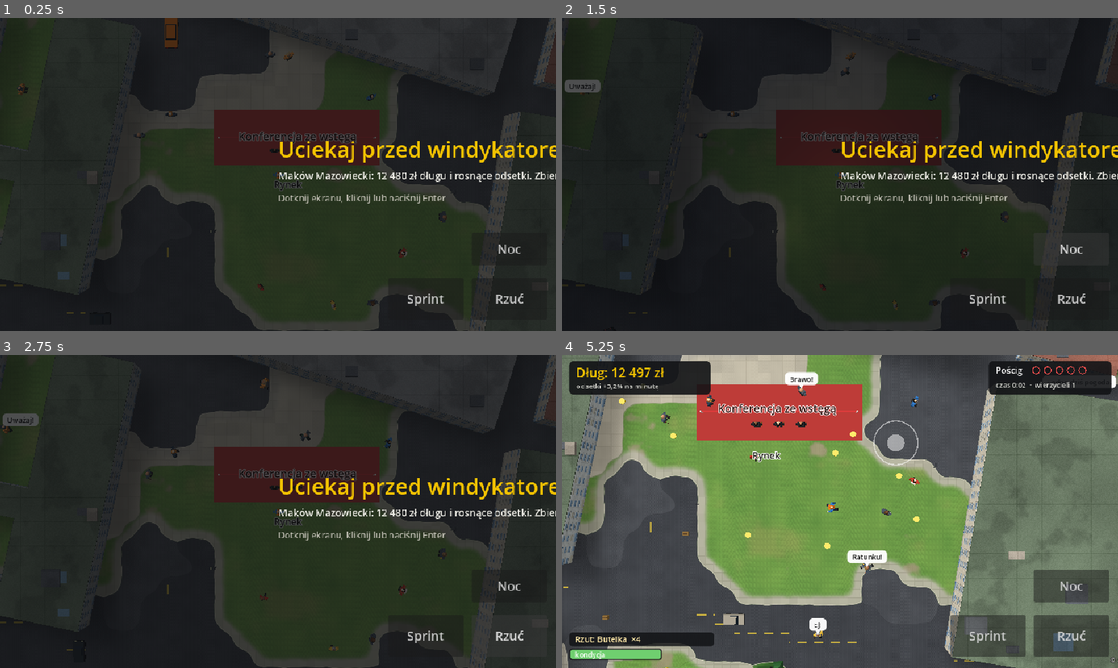
Above: before the commit, frames 1-4 (two rows, left to right).
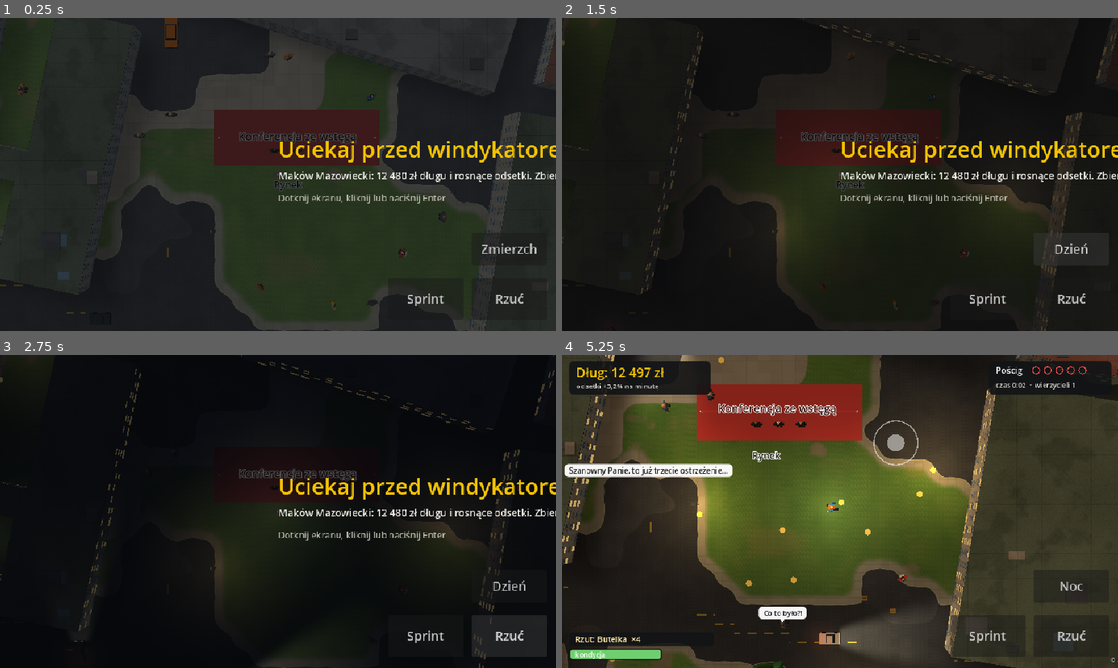
Above: after the commit, the same moments.

Repository: z0z6/GTA26
Game: Godot game, scene res://scenes/main.tscn
The game is run twice, just before and just after one commit, with the same random seed, the same clock (stepped at 60 frames per second) and the same inputs.
Inputs (mouse positions are in pixels of both pictures, inside the frame that each line leads up to):
- Up to frame 1 (0.25 s): no input
- Up to frame 2 (1.5 s): click (1073, 249) at 0.5 s, where only the run before the commit has a clickable "Noc"; click (1073, 249) at 1.25 s, where only the run before the commit has a clickable "Dzień"
- Up to frame 3 (2.75 s): click "Rzuć" at 2 s
- Up to frame 4 (5.25 s): tap Enter at 2.75, 3.05, 4.35 s; move the mouse to (962, 495) at 2.77 s; hold D 2.78-3.5 s; tap N at 2.85 s; click (962, 495) at 2.92 s; tap Space at 3.02, 3.32, 4.52, 4.82 s; click (1073, 586) at 3.5 s, where only the run after the commit has a clickable "Zmierzch"; move the mouse to (728, 527) at 4.27 s; hold S 4.28-5.03 s; click (728, 527) at 4.42 s; tap Keypad Enter at 4.55, 5.1 s; move the mouse to (895, 442) at 5.02 s; hold D from 5.03 s (still down); click (895, 442) at 5.17 s

The runs differ from the first frame. In frame 1, 0.1% of the frame differs, in the area x 86-97%, y 72-76%; in frame 2, 0.5%; in frame 3, 58%; in frame 4, 91%, in the area x 0-100%, y 0-100%.

Commit message:
Add files via upload

Diff:
--- a/project.godot
+++ b/project.godot
@@ -30,51 +30,11 @@
 "type": "float",
 "value": 0.0
 }
-g_l0={
-"type": "vec4",
-"value": Vector4(0, 0, 1, 0)
+g_lightmap={
+"type": "sampler2D",
+"value": ""
 }
-g_l1={
-"type": "vec4",
-"value": Vector4(0, 0, 1, 0)
+g_lm_origin={
+"type": "vec2",
+"value": Vector2(0, 0)
 }
-g_l2={
-"type": "vec4",
-"value": Vector4(0, 0, 1, 0)
-}
-g_l3={
-"type": "vec4",
-"value": Vector4(0, 0, 1, 0)
-}
-g_l4={
-"type": "vec4",
-"value": Vector4(0, 0, 1, 0)
-}
-g_l5={
-"type": "vec4",
-"value": Vector4(0, 0, 1, 0)
-}
-g_l6={
-"type": "vec4",
-"value": Vector4(0, 0, 1, 0)
-}
-g_l7={
-"type": "vec4",
-"value": Vector4(0, 0, 1, 0)
-}
-g_l8={
-"type": "vec4",
-"value": Vector4(0, 0, 1, 0)
-}
-g_l9={
-"type": "vec4",
-"value": Vector4(0, 0, 1, 0)
-}
-g_l10={
-"type": "vec4",
-"value": Vector4(0, 0, 1, 0)
-}
-g_l11={
-"type": "vec4",
-"value": Vector4(0, 0, 1, 0)
-}
--- /dev/null
+++ b/scripts/lightmap.gd
@@ -0,0 +1,172 @@
+extends Node
+## Mapa swiatel. Maly SubViewport 2D, do ktorego co klatke rysujemy kolorowe swiatla addytywnie:
+## punktowe (latarnie, gracz, blyski) i stozki (reflektory aut). Shadery terenu, budynkow i obiektow
+## probkuja te mape przez globalne g_lightmap i g_lm_origin (common.gdshaderinc), wiec:
+##   - liczba swiatel nie zalezy od liczby uniformow,
+##   - swiatla maja kolor i ksztalt (stozek reflektora),
+##   - dodanie nowego zrodla swiatla to jedno wywolanie point() albo cone().
+## Mapa jest LDR (8 bit), wiec zapisujemy 0.5 * jasnosc, a shadery mnoza odczyt x2.
+##
+## Uzycie co klatke:  begin(srodek) -> point()/cone()... -> end()
+
+const SIZE_TILES := 64.0   # musi byc rowne LM_SIZE w shaders/common.gdshaderinc
+const PPT := 8             # pikseli mapy na kafel
+const MAX_POINTS := 72
+const MAX_CONES := 28
+const TEX_POINT := 128
+const TEX_CONE_W := 128
+const TEX_CONE_H := 64
+
+var origin := Vector2.ZERO          # lewy gorny rog mapy w kaflach swiata
+var vp: SubViewport
+var _root: Node2D
+var _points: Array[Sprite2D] = []
+var _cones: Array[Sprite2D] = []
+var _np := 0
+var _nc := 0
+var _flashes: Array = []
+var _active := false
+
+
+func _ready() -> void:
+	var px := int(SIZE_TILES) * PPT
+	vp = SubViewport.new()
+	vp.size = Vector2i(px, px)
+	vp.disable_3d = true
+	vp.transparent_bg = false
+	vp.render_target_clear_mode = SubViewport.CLEAR_MODE_ALWAYS
+	vp.render_target_update_mode = SubViewport.UPDATE_DISABLED
+	add_child(vp)
+
+	_root = Node2D.new()
+	vp.add_child(_root)
+	var bg := ColorRect.new()                      # czarne tlo (inaczej bralby sie domyslny kolor czyszczenia)
+	bg.color = Color.BLACK
+	bg.size = Vector2(px, px)
+	_root.add_child(bg)
+
+	var add_mat := CanvasItemMaterial.new()
+	add_mat.blend_mode = CanvasItemMaterial.BLEND_MODE_ADD
+	var tp := _make_point_texture()
+	var tc := _make_cone_texture()
+	for i in MAX_POINTS:
+		var s := Sprite2D.new()
+		s.texture = tp
+		s.material = add_mat
+		s.texture_filter = CanvasItem.TEXTURE_FILTER_LINEAR
+		s.visible = false
+		_root.add_child(s)
+		_points.append(s)
+	for i in MAX_CONES:
+		var s := Sprite2D.new()
+		s.texture = tc
+		s.material = add_mat
+		s.texture_filter = CanvasItem.TEXTURE_FILTER_LINEAR
+		s.centered = false
+		s.offset = Vector2(0.0, -TEX_CONE_H * 0.5)   # poczatek stozka = srodek lewej krawedzi
+		s.visible = false
+		_root.add_child(s)
+		_cones.append(s)
+
+	RenderingServer.global_shader_parameter_set("g_lightmap", vp.get_texture())
+	RenderingServer.global_shader_parameter_set("g_lm_origin", origin)
+
+
+## Wlacza/wylacza renderowanie mapy (w dzien nie jest potrzebna).
+func set_active(on: bool) -> void:
+	if on == _active:
+		return
+	_active = on
+	vp.render_target_update_mode = SubViewport.UPDATE_ALWAYS if on else SubViewport.UPDATE_DISABLED
+
+
+func begin(center: Vector2) -> void:
+	var half := SIZE_TILES * 0.5
+	# przyciaganie do siatki pikseli mapy: swiatla nie "plyna" wzgledem swiata przy ruchu kamery
+	origin = ((center - Vector2(half, half)) * PPT).round() / float(PPT)
+	RenderingServer.global_shader_parameter_set("g_lm_origin", origin)
+	_np = 0
+	_nc = 0
+
+
+## Swiatlo punktowe. p w kaflach swiata, radius w kaflach, intensity ok. 0..1.5.
+func point(p: Vector2, radius: float, col: Color, intensity := 1.0) -> void:
+	if _np >= MAX_POINTS:
+		return
+	var q := p - origin
+	if q.x < -radius or q.y < -radius or q.x > SIZE_TILES + radius or q.y > SIZE_TILES + radius:
+		return
+	var s := _points[_np]
+	_np += 1
+	s.visible = true
+	s.position = q * PPT
+	var sc := radius * 2.0 * PPT / float(TEX_POINT)
+	s.scale = Vector2(sc, sc)
+	s.modulate = Color(col.r * intensity * 0.5, col.g * intensity * 0.5, col.b * intensity * 0.5, 1.0)
+
+
+## Stozek swiatla (reflektor). p = punkt startu, dir = kierunek (znormalizowany),
+## length = zasieg, half_width = polowa szerokosci stozka na jego koncu (w kaflach).
+func cone(p: Vector2, dir: Vector2, length: float, half_width: float, col: Color, intensity := 1.0) -> void:
+	if _nc >= MAX_CONES:
+		return
+	var q := p - origin
+	if q.x < -length or q.y < -length or q.x > SIZE_TILES + length or q.y > SIZE_TILES + length:
+		return
+	var s := _cones[_nc]
+	_nc += 1
+	s.visible = true
+	s.position = q * PPT
+	s.rotation = dir.angle()
+	s.scale = Vector2(length * PPT / float(TEX_CONE_W), half_width * 2.0 * PPT / float(TEX_CONE_H))
+	s.modulate = Color(col.r * intensity * 0.5, col.g * intensity * 0.5, col.b * intensity * 0.5, 1.0)
+
+
+## Krotki blysk (trafienie, uderzenie). Gasnie sam po dur sekundach.
+func flash(p: Vector2, col: Color, radius := 3.0, dur := 0.3) -> void:
+	_flashes.append({"p": p, "col": col, "r": radius, "dur": dur, "t0": Time.get_ticks_msec()})
+	if _flashes.size() > 16:
+		_flashes.pop_front()
+
+
+func end() -> void:
+	var now := Time.get_ticks_msec()
+	for i in range(_flashes.size() - 1, -1, -1):
+		var f: Dictionary = _flashes[i]
+		var age: float = (now - int(f["t0"])) / 1000.0
+		if age >= f["dur"]:
+			_flashes.remove_at(i)
+			continue
+		var k: float = 1.0 - age / float(f["dur"])
+		point(f["p"], float(f["r"]) * (1.15 - 0.3 * k), f["col"], 1.4 * k * k)
+	for i in range(_np, _points.size()):
+		_points[i].visible = false
+	for i in range(_nc, _cones.size()):
+		_cones[i].visible = false
+
+
+# --- tekstury generowane w kodzie ---
+func _make_point_texture() -> ImageTexture:
+	var img := Image.create(TEX_POINT, TEX_POINT, false, Image.FORMAT_RGBA8)
+	var c := (TEX_POINT - 1) * 0.5
+	for y in TEX_POINT:
+		for x in TEX_POINT:
+			var r := Vector2(x - c, y - c).length() / (TEX_POINT * 0.5)
+			var k := clampf(1.0 - r, 0.0, 1.0)
+			k *= k                                   # taki sam spadek jak dawne la(): (1 - d/r)^2
+			img.set_pixel(x, y, Color(k, k, k, 1.0))
+	return ImageTexture.create_from_image(img)
+
+
+func _make_cone_texture() -> ImageTexture:
+	var img := Image.create(TEX_CONE_W, TEX_CONE_H, false, Image.FORMAT_RGBA8)
+	for y in TEX_CONE_H:
+		for x in TEX_CONE_W:
+			var u := (x + 0.5) / TEX_CONE_W                    # 0 przy aucie .. 1 na koncu zasiegu
+			var v := ((y + 0.5) / TEX_CONE_H - 0.5) * 2.0      # -1..1 w poprzek
+			var hw := lerpf(0.16, 1.0, pow(u, 0.85))           # stozek rozszerza sie z odlegloscia
+			var side := 1.0 - smoothstep(0.35, 1.0, absf(v) / hw)
+			var along := pow(1.0 - u, 1.35) * smoothstep(0.0, 0.05, u + 0.03)
+			var k := clampf(side * along, 0.0, 1.0)
+			img.set_pixel(x, y, Color(k, k, k, 1.0))
+	return ImageTexture.create_from_image(img)
--- a/scripts/main.gd
+++ b/scripts/main.gd
@@ -13,8 +13,10 @@
 const Models := preload("res://scripts/models.gd")
 const MeshBuilder := preload("res://scripts/mesh_builder.gd")
 const CharacterScript := preload("res://scripts/character.gd")
+const LightMapScript := preload("res://scripts/lightmap.gd")
 const SHADOW_SHADER: Shader = preload("res://shaders/shadow.gdshader")
 
+const NIGHT_DUSK := 0.5     # etapy doby: 0 dzien, 0.5 zmierzch, 1 noc
 const START_TILE := Vector2i(533, 441)
 const CAM_HEIGHT := 40.0
 const FOV_MIN := 15.0
@@ -30,6 +32,7 @@
 
 var rng := RandomNumberGenerator.new()
 var world
+var lights            # mapa swiatel (scripts/lightmap.gd)
 var flow
 var player
 var cam: Camera3D
@@ -59,7 +62,8 @@
 var joy_pos := Vector2.ZERO
 var _next_item := 0
 var _fov_target := FOV_DEFAULT
-var _light_t := 0.0
+var _lamp_t := 0.0
+var _lamp_cache: Array = []
 var _cam_pos := Vector2.ZERO
 var _shadow_mm: MultiMesh
 var _coin_mesh: ArrayMesh
@@ -80,6 +84,7 @@
 	var at_override := Vector2.ZERO
 	var has_at := false
 	var test_night := false
+	var test_dusk := false
 	for a in OS.get_cmdline_user_args():
 		if a.begins_with("--shot="):
 			_shot = a.substr(7)
@@ -89,12 +94,16 @@
 			has_at = true
 		elif a == "--night":
 			test_night = true
+		elif a == "--dusk":
+			test_dusk = true
 		elif a.begins_with("--autoplay="):
 			_autoplay = float(a.substr(11))
 		elif a.begins_with("--seed="):
 			rng.seed = int(a.substr(7))
 		elif a.begins_with("--steps="):
 			_steps = int(a.substr(8))
+	lights = LightMapScript.new()
+	add_child(lights)
 	world = WorldScript.new()
 	add_child(world)
 	world.setup()
@@ -129,8 +138,8 @@
 	hud.game = self
 	layer.add_child(hud)
 
-	world.set_night(1.0 if test_night else 0.0)
-	night_target = 1.0 if test_night else 0.0
+	night_target = 1.0 if test_night else (NIGHT_DUSK if test_dusk else 0.0)
+	world.set_night(night_target)
 	night_cur = night_target
 	world.build_all_near(start)
 	flow.start(start)
@@ -268,8 +277,23 @@
 	state = "play"
 
 
+## Przelacza pore doby: dzien -> zmierzch -> noc -> dzien.
 func toggle_night() -> void:
-	night_target = 0.0 if night_target > 0.5 else 1.0
+	if night_target < 0.25:
+		night_target = NIGHT_DUSK
+	elif night_target < 0.75:
+		night_target = 1.0
+	else:
+		night_target = 0.0
+
+
+## Nazwa nastepnej pory doby (do przycisku).
+func next_time_of_day_name() -> String:
+	if night_target < 0.25:
+		return "Zmierzch"
+	elif night_target < 0.75:
+		return "Noc"
+	return "Dzień"
 
 
 func next_item_name() -> String:
@@ -450,6 +474,7 @@
 func on_projectile_hit_enemy(e, it: Dictionary, from: Vector2) -> void:
 	e.hit(it, from)
 	stats["hits"] += 1
+	lights.flash(e.pos, Color(1.0, 0.92, 0.6), 3.0, 0.3)
 	add_float("Trafiony! (%s)" % it["name"], e.pos, Color("#9be58a"))
 	if rng.randf() < 0.35:
 		_drop_coin(e.pos)
@@ -620,15 +645,15 @@
 		shake -= dt
 	night_cur = move_toward(night_cur, night_target, dt * 0.6)
 	world.set_night(night_cur)
+	_update_camera(dt)
 	_update_lights(dt)
-	_update_camera(dt)
 	_update_shadows()
 	world.update_chunks(_cam_pos, 5.0)
 	world.tree_mat.set_shader_parameter("fade_pos", Vector3(player.pos.x, 0, player.pos.y))
 	for lb in _labels:
 		var d: float = Vector2(lb.position.x, lb.position.z).distance_to(_cam_pos)
 		lb.visible = d < 20.0 and night_cur < 0.7
-	hud.btn_night.text = "Dzień" if night_target > 0.5 else "Noc"
+	hud.btn_night.text = next_time_of_day_name()
 	hud.position = Vector2.ZERO
 	hud.size = get_viewport().get_visible_rect().size
 	hud.queue_redraw()
@@ -680,6 +705,7 @@
 			debt += 300.0
 			stats["car_fines"] += 1
 			shake = 0.3
+			lights.flash(player.pos, Color(1.0, 0.45, 0.2), 4.0, 0.4)
 			player.hit_by(c.pos, 1.0, 0.6)
 			add_float("Mandat: potrącenie (%s)! +300 zł" % c.car_name, player.pos, Color("#ff9d5e"), 2.0)
 			c.speed = 0.0
@@ -689,6 +715,7 @@
 		for e in enemies:
 			if e.stun <= 0.0 and c.overlaps(e.pos, e.radius):
 				e.hit_by_car(c)
+				lights.flash(e.pos, Color(1.0, 0.55, 0.25), 3.5, 0.4)
 				add_float("Windykator potrącony!", e.pos, Color("#9be58a"), 1.6)
 				c.speed = 0.0
 
@@ -713,21 +740,34 @@
 
 
 func _update_lights(dt: float) -> void:
-	_light_t -= dt
-	if _light_t > 0.0 or night_cur < 0.02:
-		return
-	_light_t = 0.15
-	var l := PackedVector4Array()
-	l.append(Vector4(player.pos.x, player.pos.y, 7.0, 0.9))
-	var sorted_cars := cars.duplicate()
-	sorted_cars.sort_custom(func(a, b): return a.pos.distance_squared_to(player.pos) < b.pos.distance_squared_to(player.pos))
-	for i in mini(3, sorted_cars.size()):
-		var c = sorted_cars[i]
-		var hp: Vector2 = c.pos + c.dir * 1.6
-		l.append(Vector4(hp.x, hp.y, 4.2, 0.85))
-	for lp in world.nearest_lamps(player.pos, 12 - l.size()):
-		l.append(Vector4(lp.x, lp.y, 5.5, 0.95))
-	world.set_lights(l)
+	var on := night_cur >= 0.02
+	lights.set_active(on)
+	if not on:
+		return
+	_lamp_t -= dt
+	if _lamp_t <= 0.0:
+		_lamp_t = 0.4
+		_lamp_cache = world.nearest_lamps(_cam_pos, 40)
+	lights.begin(_cam_pos)
+	# latarnie: cieple, sodowe swiatlo
+	for lp in _lamp_cache:
+		lights.point(lp, 6.0, Color(1.0, 0.78, 0.42), 0.95)
+	# gracz: lagodne ciepla poswiata, zeby postac byla czytelna w ciemnosci
+	lights.point(player.pos, 6.5, Color(1.0, 0.90, 0.72), 0.7)
+	# auta: stozki reflektorow, delikatny blask pod autem i tylne swiatla (mocniejsze przy hamowaniu)
+	var cam2 := _cam_pos
+	for c in cars:
+		if c.pos.distance_squared_to(cam2) > 1444.0:
+			continue
+		var front: Vector2 = c.pos + c.dir * c.length * 0.45
+		lights.cone(front, c.dir, 9.5, 3.8, Color(1.0, 0.93, 0.74), 1.1)
+		lights.point(c.pos, 2.2, Color(1.0, 0.85, 0.6), 0.22)
+		var braking: bool = c.speed < 0.5
+		lights.point(c.pos - c.dir * c.length * 0.5, 1.4, Color(1.0, 0.12, 0.08), 0.75 if braking else 0.38)
+	# wierzyciele: zlowrogi, czerwonawy blask
+	for e in enemies:
+		lights.point(e.pos, 2.4, Color(1.0, 0.25, 0.15), 0.3)
+	lights.end()
 
 
 func _update_camera(dt: float) -> void:
--- a/scripts/world.gd
+++ b/scripts/world.gd
@@ -105,7 +105,6 @@
 	ground.mesh = plane
 	ground.name = "Ground"
 	add_child(ground)
-	set_lights(PackedVector4Array())
 
 
 func _load_buildings() -> void:
@@ -133,12 +132,6 @@
 func set_night(v: float) -> void:
 	night = v
 	RenderingServer.global_shader_parameter_set("g_night", v)
-
-
-## Do 12 swiatel: Vector4(x, z, promien, jasnosc) w kaflach.
-func set_lights(l: PackedVector4Array) -> void:
-	for i in 12:
-		RenderingServer.global_shader_parameter_set("g_l%d" % i, l[i] if i < l.size() else Vector4(0, 0, 1, 0))
 
 
 # --- zapytania o kafle ---
--- a/shaders/building.gdshader
+++ b/shaders/building.gdshader
@@ -86,8 +86,8 @@
 			if (rnd > 0.78) gl = mix(gl, vec3(0.86, 0.80, 0.66), 0.7);   // firanki
 			bool lit = h21(vec2(cell * 1.7, fi * 2.3 + 9.0)) > 0.52;
 			if (night > 0.01 && lit) {
-				glow = glass * night;
-				gl = mix(gl, glow_col, night);
+				glow = glass * lamps_on(night);
+				gl = mix(gl, glow_col, lamps_on(night));
 			}
 			if (style == 2 || style == 5) {
 				// parapet i balkon co drugi cell na wyzszych pietrach
@@ -129,6 +129,8 @@
 	}
 
 	col *= shade;
-	col = apply_night_bld(col, v_w.xz, glow);
+	// swiatla ulicy (latarnie, reflektory) oswietlaja dolne partie scian, nie dachy ani gorne pietra
+	float reach = (kind < 0.2) ? (1.0 - 0.7 * smoothstep(0.0, 3.5, v_w.y)) : 0.2;
+	col = apply_night_bld(col, v_w.xz, glow, reach);
 	ALBEDO = to_lin(col);
 }
--- a/shaders/object.gdshader
+++ b/shaders/object.gdshader
@@ -56,11 +56,8 @@
 	vec3 col = v_col.rgb * tint.rgb * shade;
 	col = mix(col, vec3(1.0), flash);
 	if (night > 0.001) {
-		float lit = light_amount(v_w.xz);
-		vec3 dark = col * vec3(0.24, 0.28, 0.42);
-		vec3 warm = col * lit * vec3(1.0, 0.86, 0.58);
-		vec3 r = mix(col, dark + warm, night);
-		if (v_col.a < 0.75) r = mix(r, v_col.rgb * 1.5 + vec3(0.2), night * 0.9);
+		vec3 r = apply_night_obj(col, v_w.xz);
+		if (v_col.a < 0.75) r = mix(r, v_col.rgb * 1.5 + vec3(0.2), lamps_on(night) * 0.9);   // reflektory, lampy
 		col = r;
 	}
 	ALBEDO = to_lin(col);
Not shown, added: scripts/lightmap.gd.uid
Not shown, changed: shaders/common.gdshaderinc
Not shown, changed: README.md
